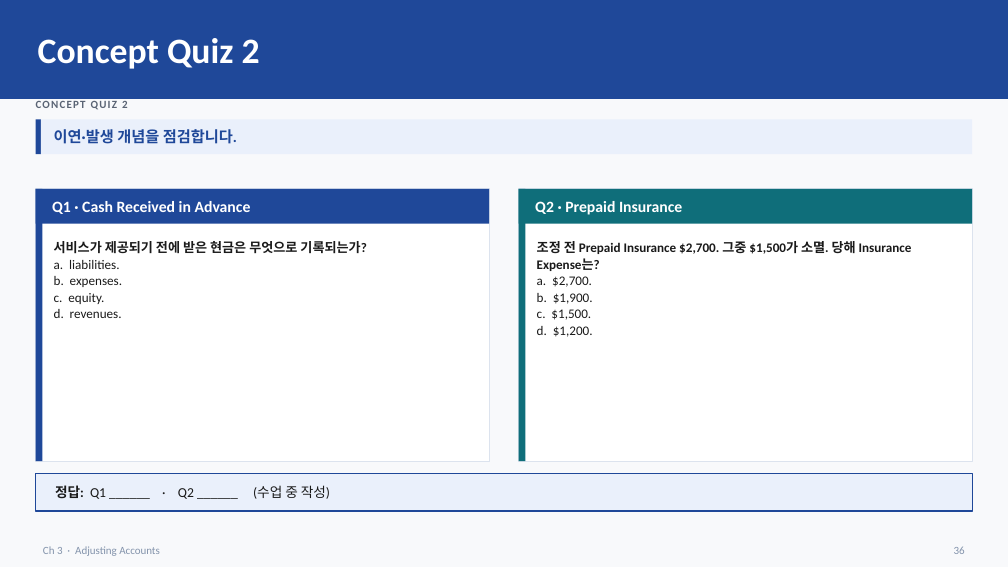
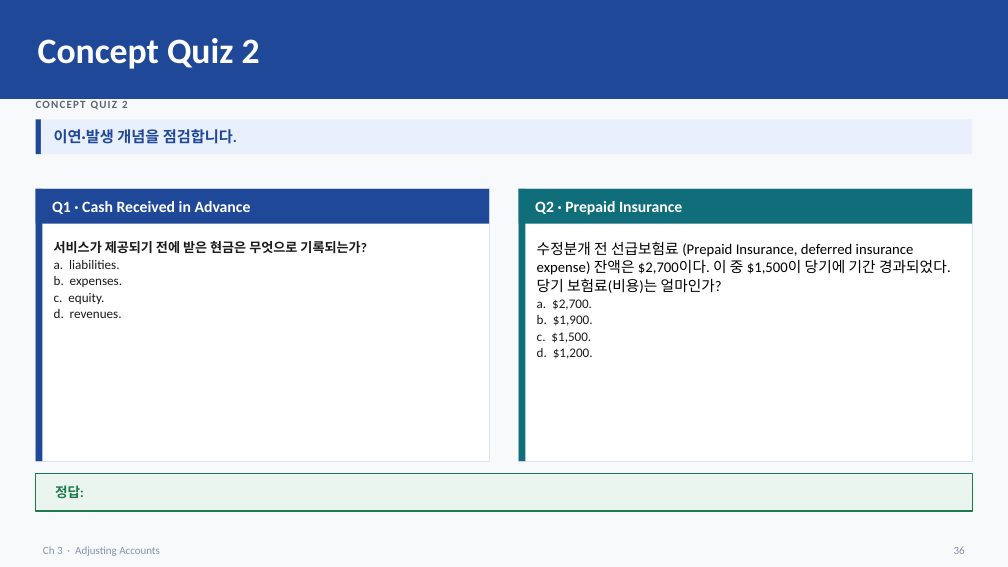
Before and after one commit to keejae/financial-accounting, a slide deck: slide 38 of files/week2/korean/Wk2_L5_slides.pptx (slide 39 before the commit). Drawn at 1008x567 pixels with LibreOffice and Linux fonts; fonts in the diff are those of the drawing. Boxes give left, top, right and bottom in pixels: in the first picture for what was removed or moved away, otherwise in the second. Text is boxed around its words. In the diff, an @@ line names an element or a change of style, - is before the commit and + after.

```diff
--- a/files/week2/korean/Wk2_L5_slides.pptx
+++ b/files/week2/korean/Wk2_L5_slides.pptx
@@ text at bbox=[537, 241, 951, 293]: text changed; size 12.5 to 14 pt; text colour #1A1A1A to #000000; bold off @@
-조정 전 Prepaid Insurance $2,700. 그중 $1,500가 소멸. 당해 Insurance Expense는?
+수정분개 전 선급보험료 (Prepaid Insurance, deferred insurance expense) 잔액은 $2,700이다. 이 중 $1,500이 당기에 기간 경과되었다. 당기 보험료(비용)는 얼마인가?
@@ rectangle at bbox=[36, 473, 972, 511]: fill #EAF0FB to #E9F5EE; outline #1F4899 1 pt to #1E7A4C 1 pt @@
@@ text at bbox=[55, 485, 84, 499]: text changed; text colour #1A1A1A to #1E7A4C; bold on @@
-정답: Q1 ______ · Q2 ______ (수업 중 작성)
+정답:
```
Also in this commit, not shown: 30 other slides changed, 7 slides added, 9 slides removed, 11 other files.
